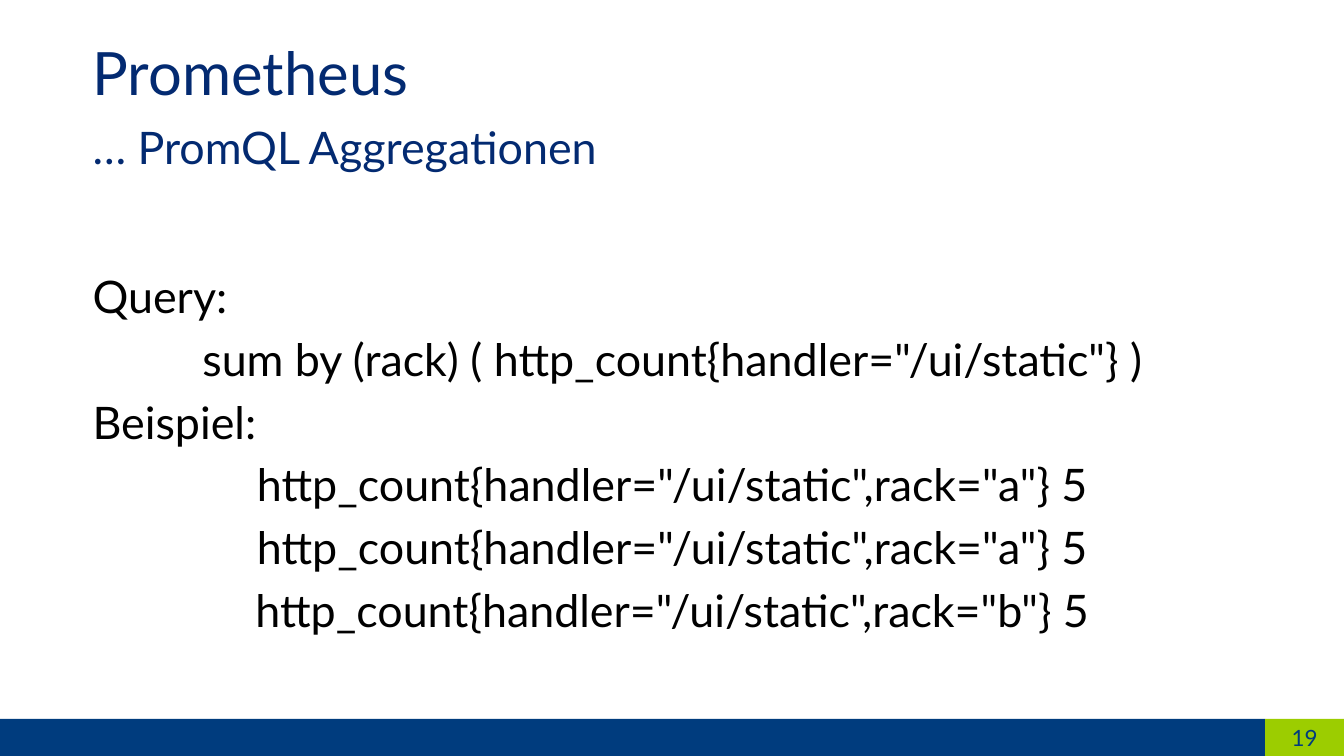
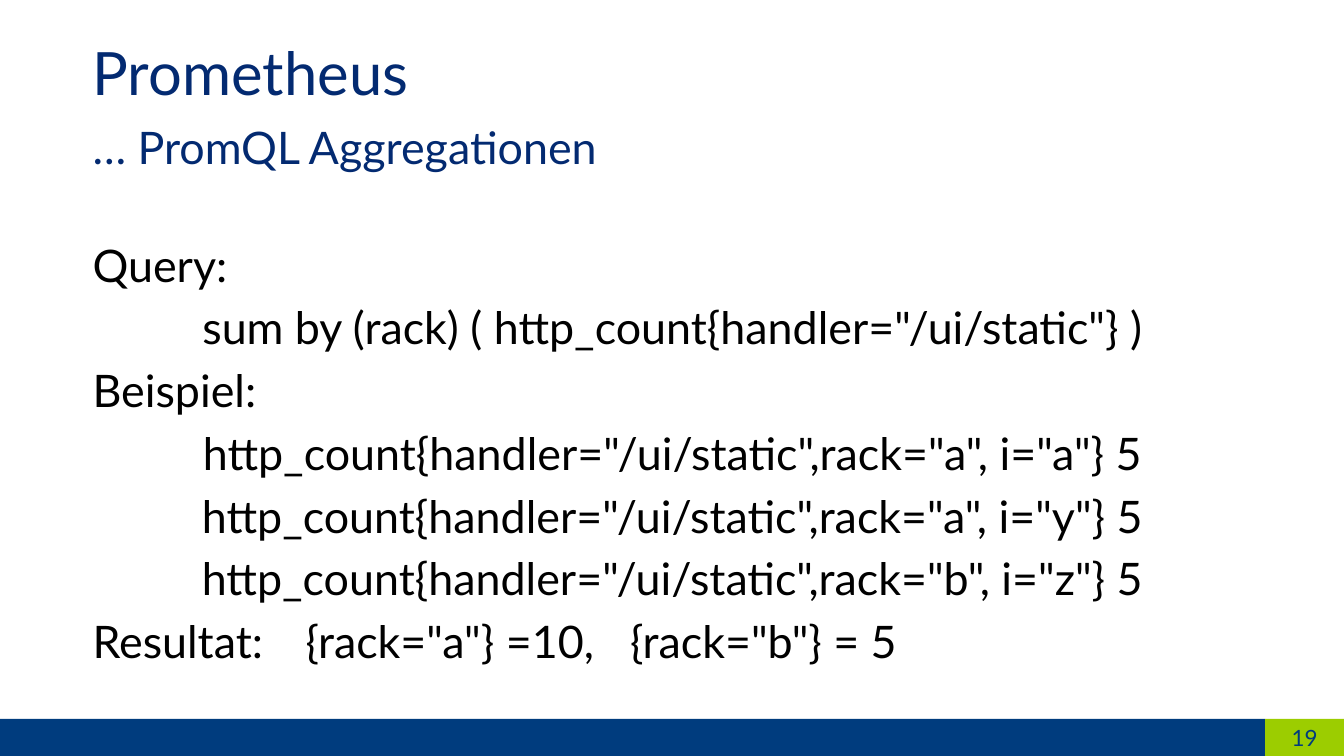
Before and after one commit to hikhvar/prometheus-kubernetes-demo, a slide deck: slide 19 of slides/slides.potx. Drawn at 1344x756 pixels with LibreOffice and Linux fonts; fonts in the diff are those of the drawing. Boxes give left, top, right and bottom in pixels: in the first picture for what was removed or moved away, otherwise in the second. Text is boxed around its words. In the diff, an @@ line names an element or a change of style, - is before the commit and + after.

Commit message:
Updated slides

```diff
--- a/slides/slides.potx
+++ b/slides/slides.potx
@@ text at (93, 435, 1143, 665): text changed @@
-http_count{handler="/ui/static",rack="a"} 5
-http_count{handler="/ui/static",rack="a"} 5
-http_count{handler="/ui/static",rack="b"} 5
+http_count{handler="/ui/static",rack="a", i="a"} 5
+http_count{handler="/ui/static",rack="a", i="y"} 5
+http_count{handler="/ui/static",rack="b", i="z"} 5
+Resultat: {rack="a"} =10, {rack="b"} = 5
```
Also in this commit, not shown: 9 other slides changed, 1 other file.
